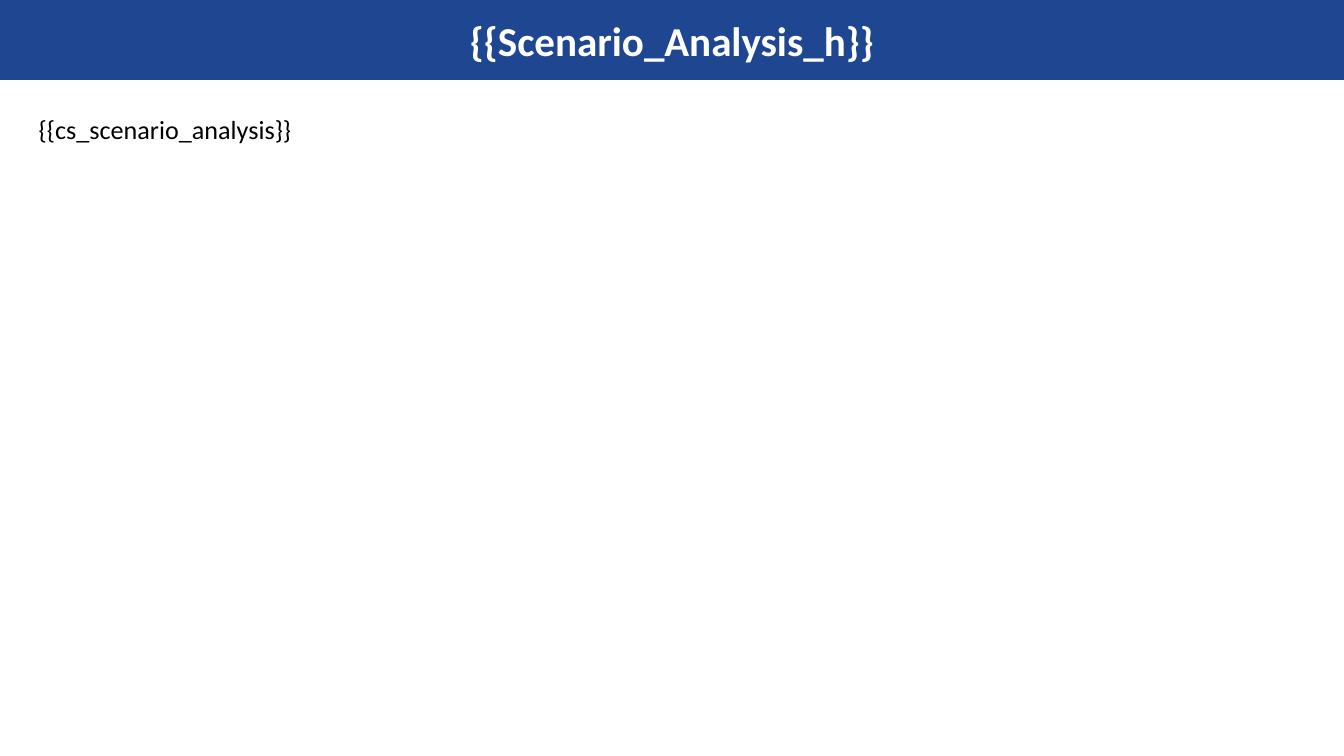
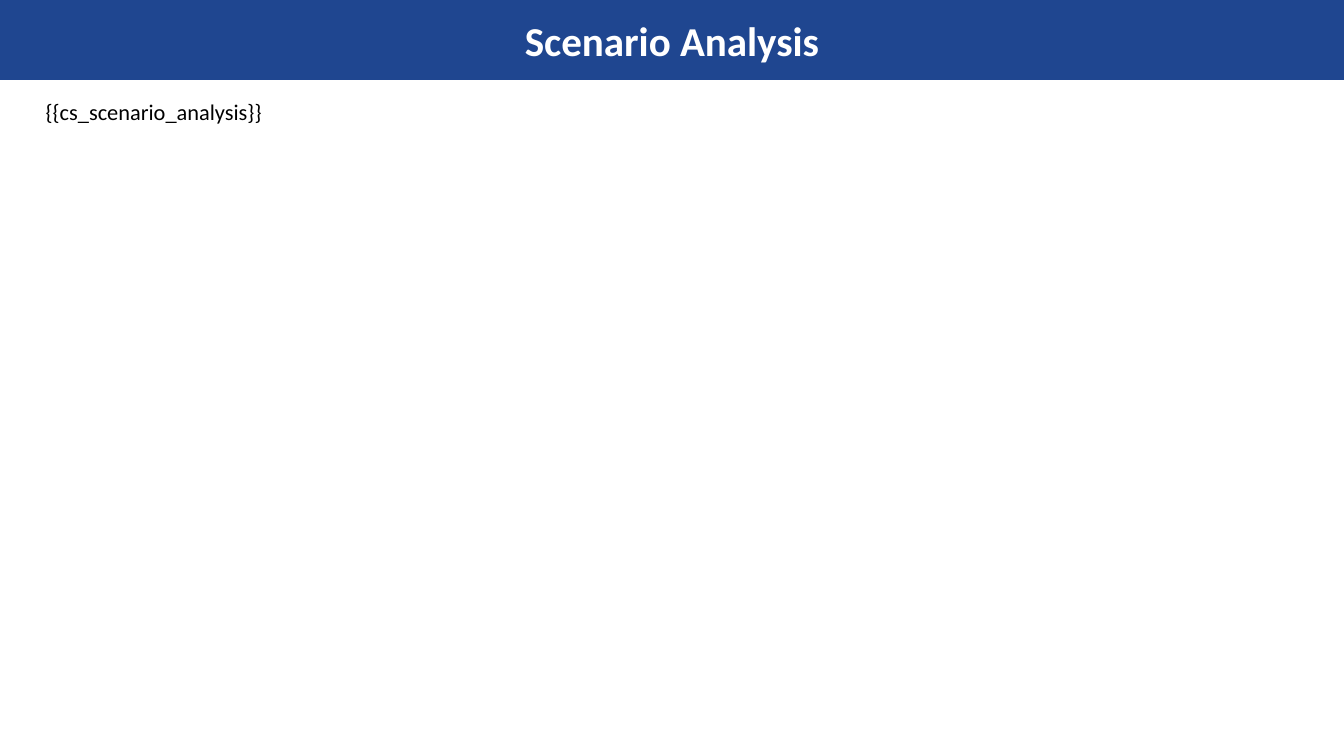
Before and after one commit to pratik1133/fluffy-lamp, a slide deck: slide 13 of master_template.pptx. Drawn at 1344x756 pixels with LibreOffice and Linux fonts; fonts in the diff are those of the drawing; background and template pictures are left out. Boxes give left, top, right and bottom in pixels: in the first picture for what was removed or moved away, otherwise in the second. Text is boxed around its words. In the diff, an @@ line names an element or a change of style, - is before the commit and + after.

```diff
--- a/master_template.pptx
+++ b/master_template.pptx
@@ title at box(525, 27, 819, 63): text changed @@
-{{Scenario_Analysis_h}}
+Scenario Analysis
@@ text "{{cs_scenario_analysis}}": place and size @@
-text "{{cs_scenario_analysis}}" at box(39, 120, 292, 144)
+text "{{cs_scenario_analysis}}" at box(46, 104, 262, 124)
@@ text "{{cs_scenario_analysis}}" at box(46, 104, 262, 124): size 14 to 12 pt @@
```
Also in this commit, not shown: 15 other slides changed.
